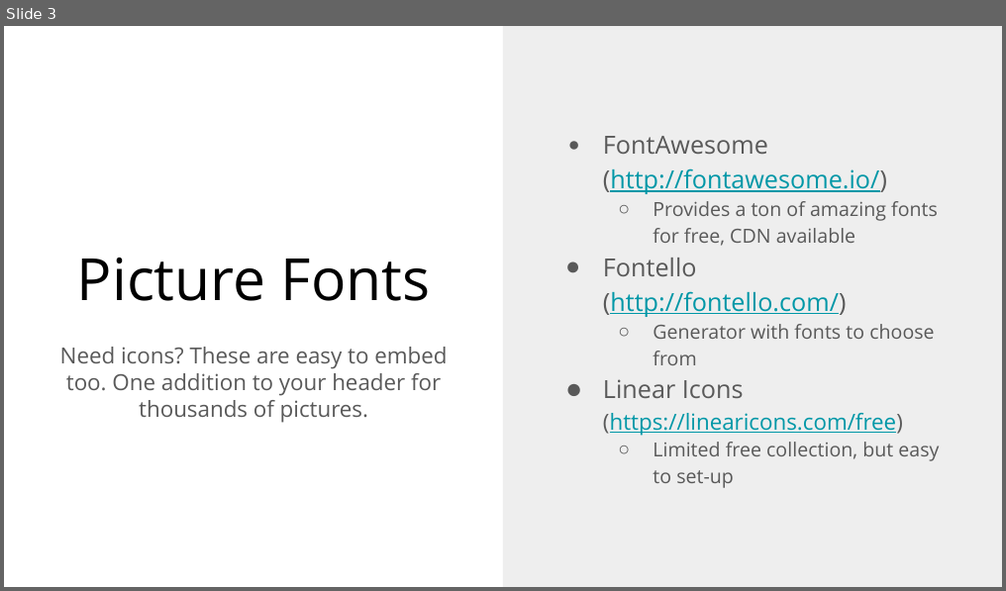
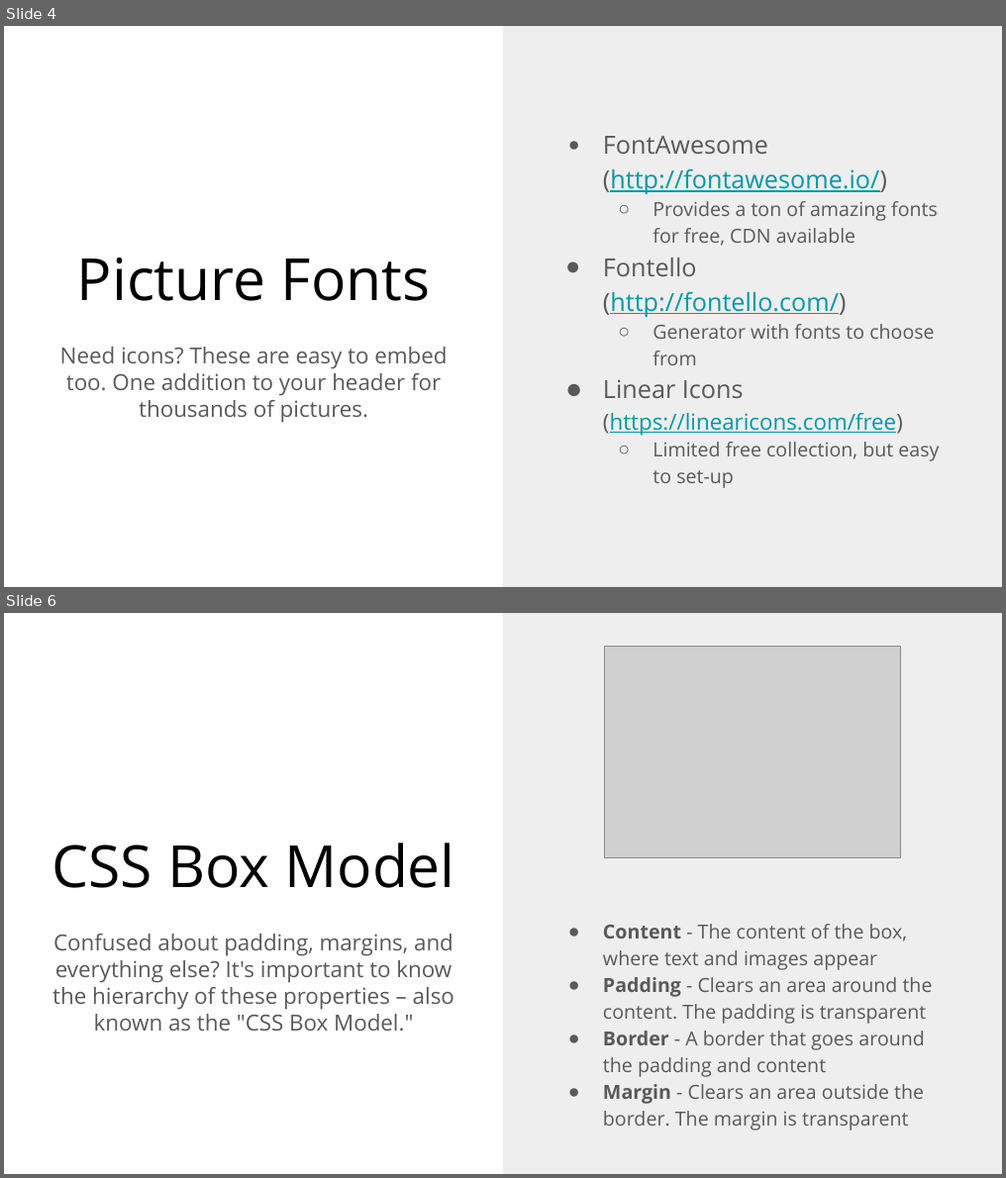
Before and after one commit to wedeveloph/DevEd, a slide deck: Web Development/Block A/HTML CSS Tips and Tricks 1.pptx. Shown one above the other, each under a label of ours: slide 3 before the commit, slides 4 and 6 after it; the slides between them are not shown. The pictures are 1006x591 and 1006x1178 pixels, drawn with LibreOffice and Linux fonts; fonts in the diff are those of the drawing; grey boxes stand for pictures. Boxes give left, top, right and bottom in pixels: in the first picture for what was removed or moved away, otherwise in the second. Text is boxed around its words. In the diff, an @@ line names an element or a change of style, - is before the commit and + after.

```diff
--- a/Web Development/Block A/HTML CSS Tips and Tricks 1.pptx
+++ b/Web Development/Block A/HTML CSS Tips and Tricks 1.pptx
@@ slide 6 added at [4,613,1002,1174], background #FFFFFF; not listed: 1 template element that a slide beside it also shows @@
@@ picture added at [604,646,900,859] @@
@@ title added at [52,843,454,888], 42 pt, text #000000 @@
+CSS Box Model
@@ subtitle added at [53,934,454,1032], 16 pt, text #595959 @@
+Confused about padding, margins, and everything else? It's important to know the hierarchy of these properties – also known as the "CSS Box Model."
@@ text added at [603,924,933,1131], 14 pt, text #595959 @@
+● Content - The content of the box, where text and images appear
+● Padding - Clears an area around the content. The padding is transparent
+● Border - A border that goes around the padding and content
+● Margin - Clears an area outside the border. The margin is transparent
@@ what was slide 3 is now slide 4 @@
```
Also in this commit, not shown: 1 slide changed, 1 other slide added, 1 other file.
